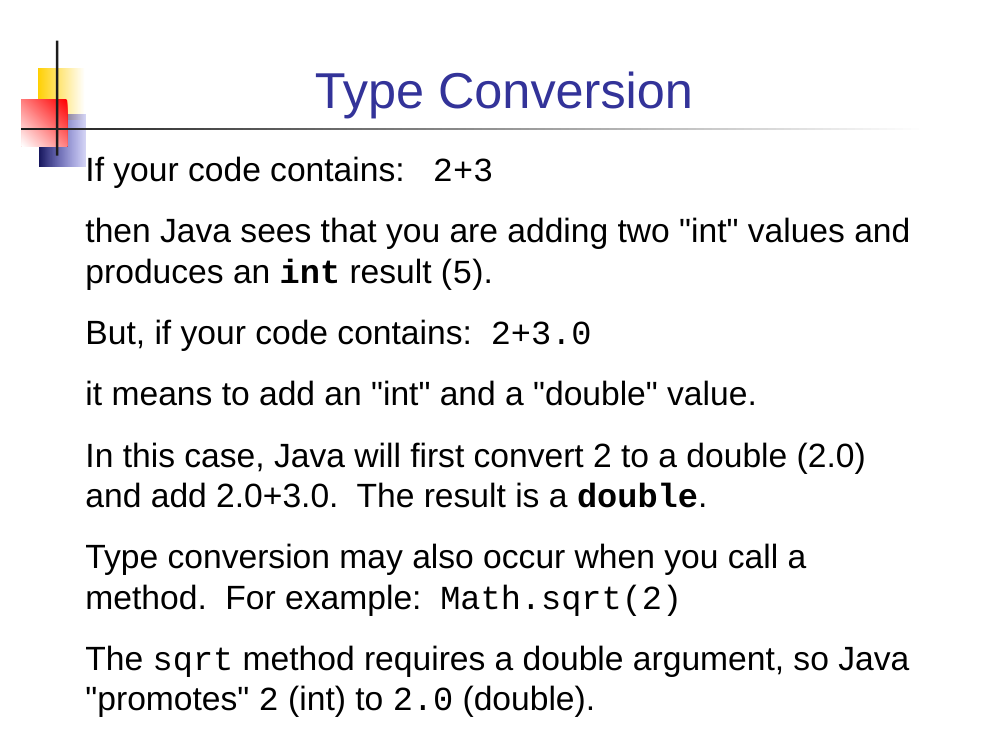
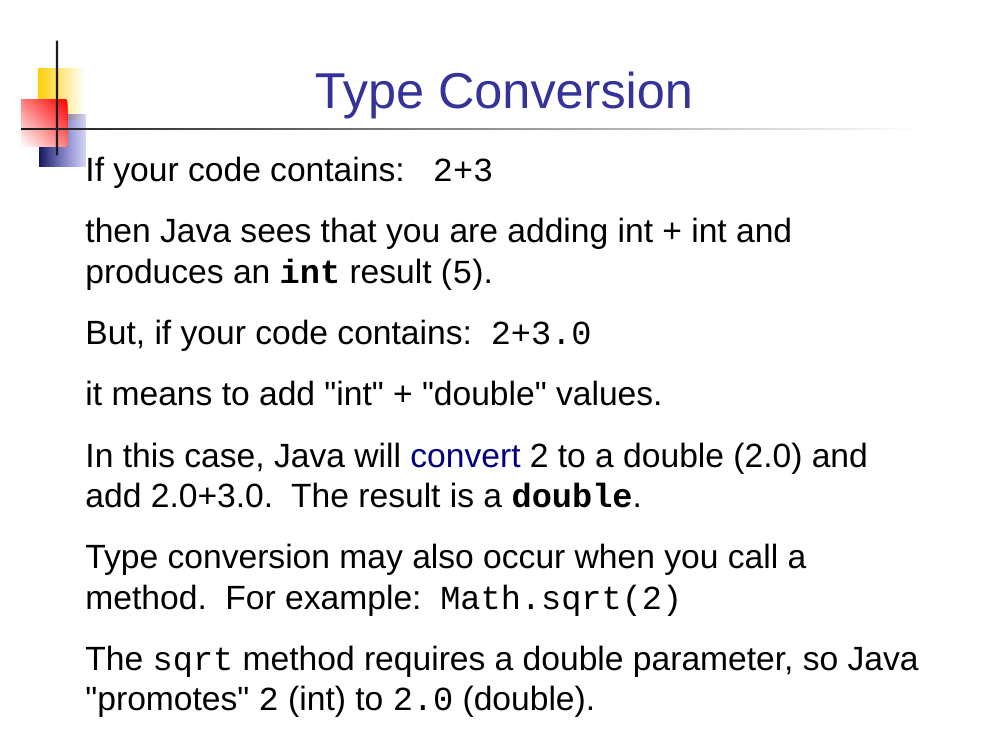
Before and after one commit to cpske/programming1, a slide deck: slide 16 of week2/3-Primitive-Datatypes.ppt (slide 15 before the commit). Drawn at 1008x756 pixels with LibreOffice and Linux fonts; fonts in the diff are those of the drawing. Boxes give left, top, right and bottom in pixels: in the first picture for what was removed or moved away, otherwise in the second. Text is boxed around its words. In the diff, an @@ line names an element or a change of style, - is before the commit and + after.

Commit message:
fix typos in primitives slides

```diff
--- a/week2/3-Primitive-Datatypes.ppt
+++ b/week2/3-Primitive-Datatypes.ppt
@@ text at (85, 217, 792, 290): text changed @@
-then Java sees that you are adding two "int" values and produces an int result (5).
+then Java sees that you are adding int + int and produces an int result (5).
@@ text at (85, 380, 868, 508): text changed @@
-it means to add an "int" and a "double" value.
-In this case, Java will first convert 2 to a double (2.0) and add 2.0+3.0. The result is a double.
+it means to add "int" + "double" values.
+In this case, Java will convert 2 to a double (2.0) and add 2.0+3.0. The result is a double.
@@ text at (85, 645, 919, 717): text changed @@
-The sqrt method requires a double argument, so Java "promotes" 2 (int) to 2.0 (double).
+The sqrt method requires a double parameter, so Java "promotes" 2 (int) to 2.0 (double).
```
Also in this commit, not shown: 10 other slides changed, 1 slide added, 1 other file.
